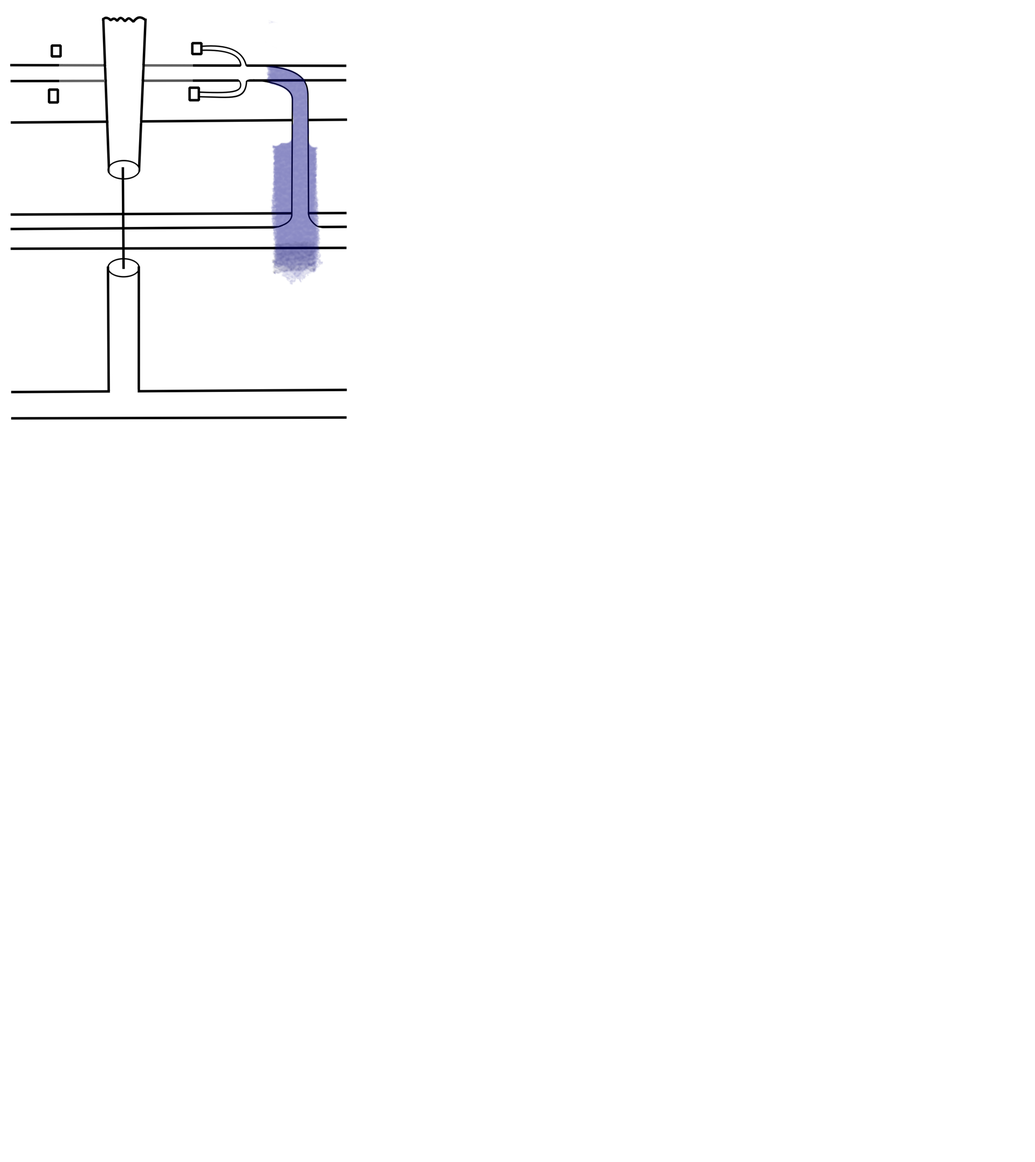
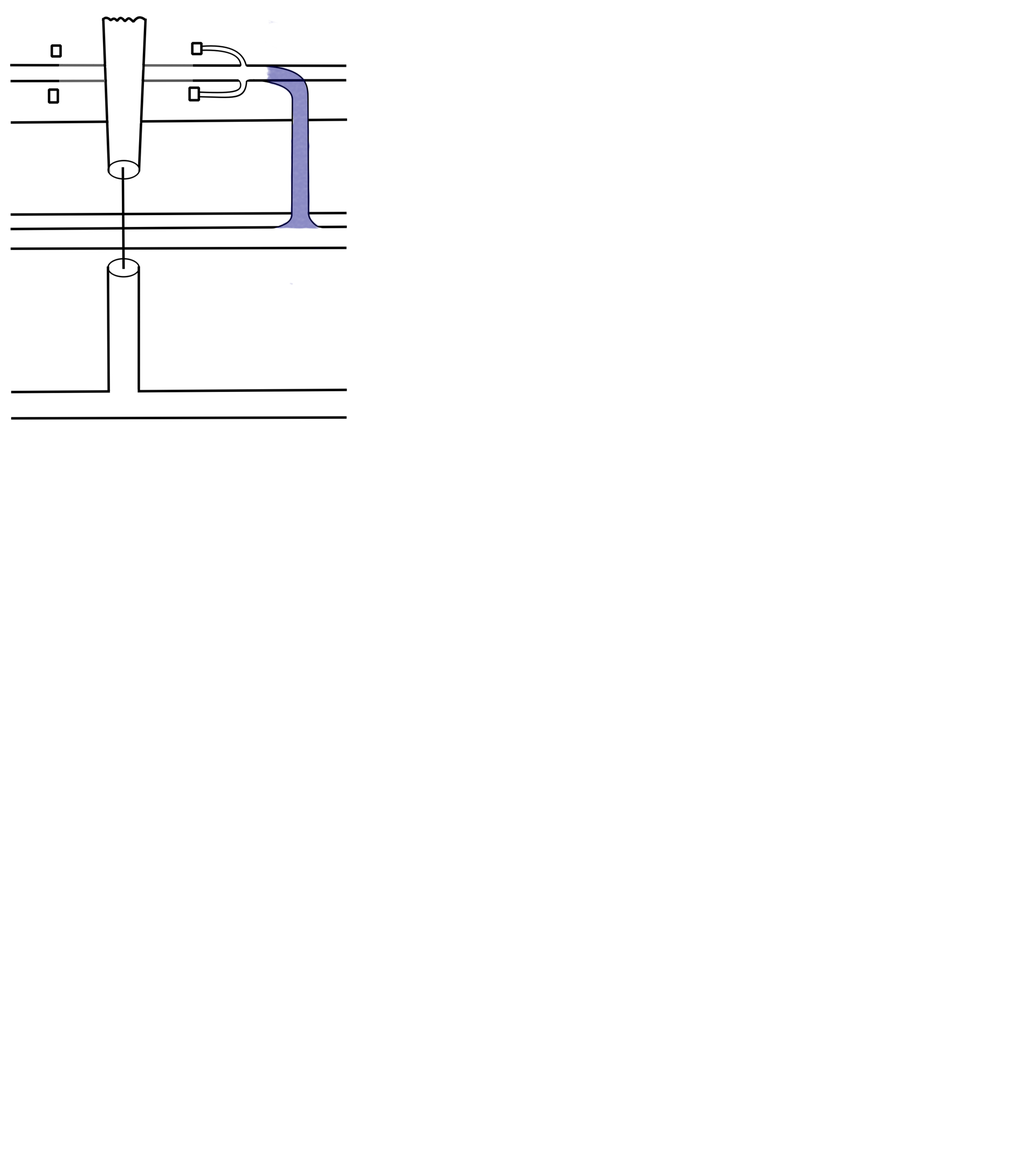
Before/after of a (1035, 1162) layered artwork. What changed in the layer stack:
painted on "pipes" over bbox(269, 139, 324, 285)
